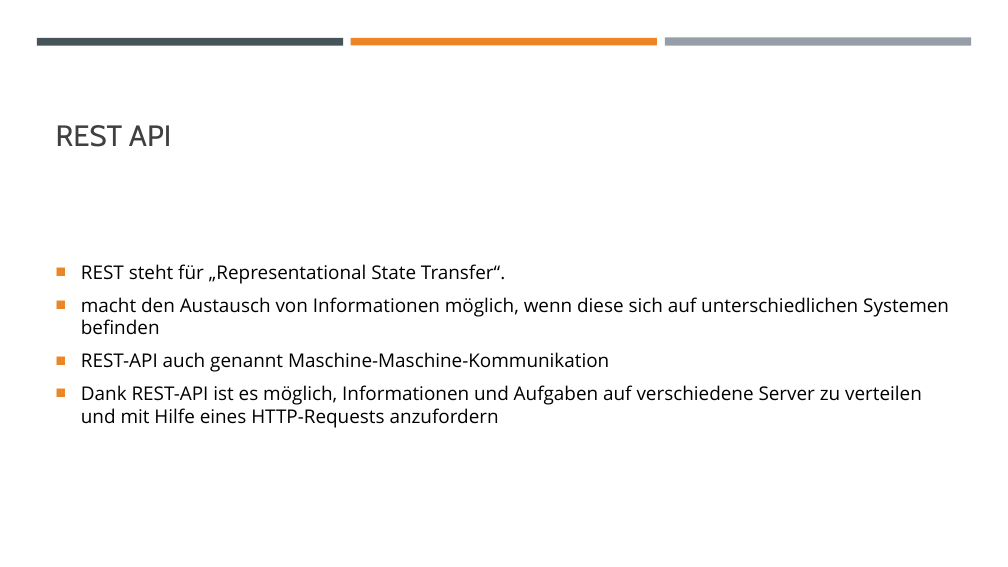
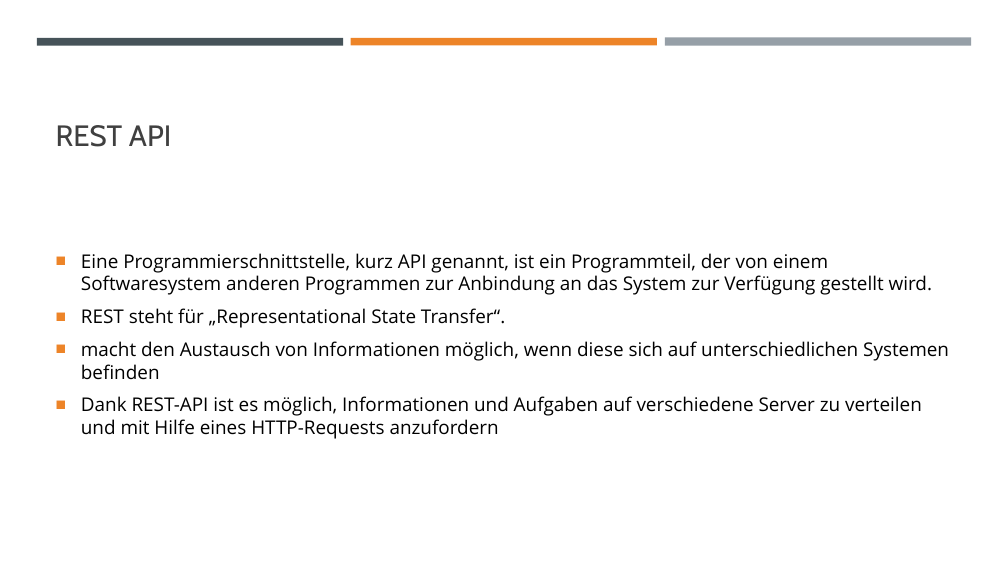
Before and after one commit to AlinaM558/Postman, a slide deck: slide 9 of Postman.pptx (slide 10 before the commit). Drawn at 1008x567 pixels with LibreOffice and Linux fonts; fonts in the diff are those of the drawing. Boxes give left, top, right and bottom in pixels: in the first picture for what was removed or moved away, otherwise in the second. Text is boxed around its words. In the diff, an @@ line names an element or a change of style, - is before the commit and + after.

Commit message:
New Presentation

```diff
--- a/Postman.pptx
+++ b/Postman.pptx
@@ text at [81, 253, 932, 295]: paragraph added @@
+■ Eine Programmierschnittstelle, kurz API genannt, ist ein Programmteil, der von einem Softwaresystem anderen Programmen zur Anbindung an das System zur Verfügung gestellt wird.
@@ text at [81, 352, 609, 372]: paragraph removed @@
-■ REST-API auch genannt Maschine-Maschine-Kommunikation
```
Also in this commit, not shown: 1 other slide changed, 1 slide removed.
